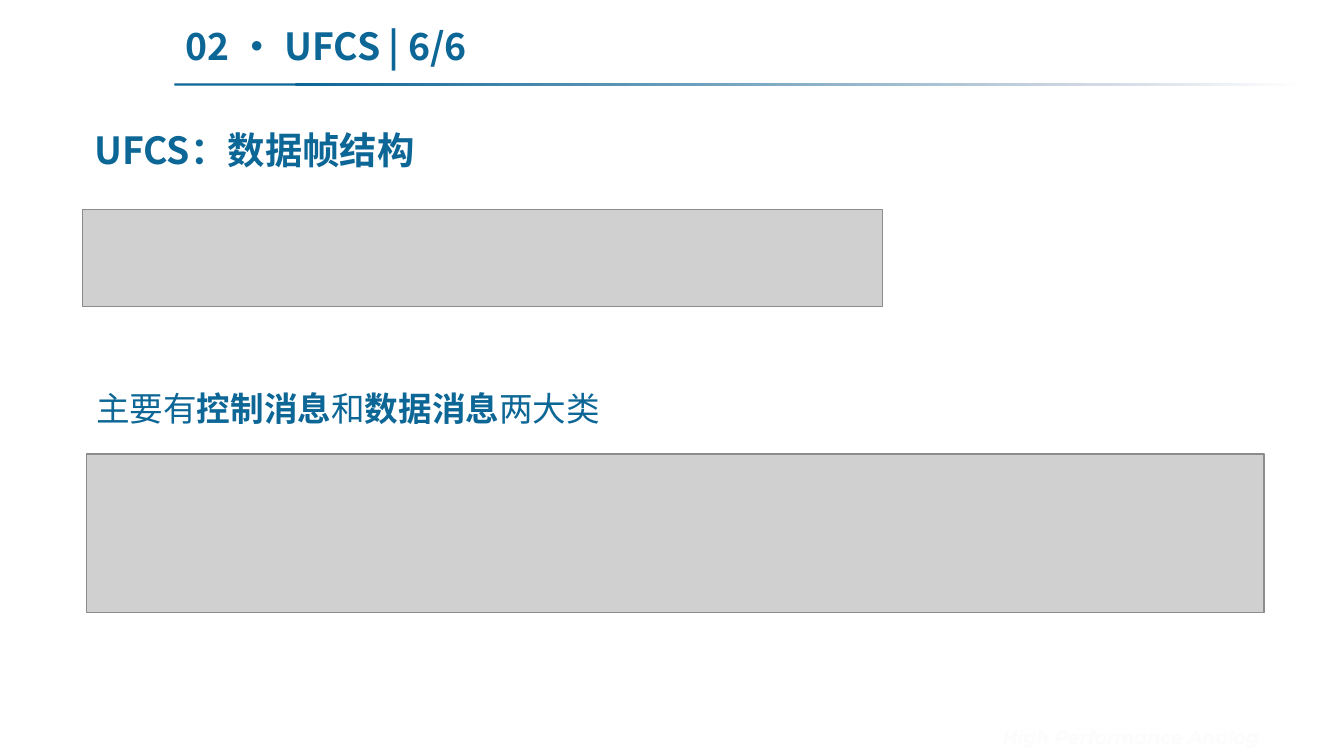
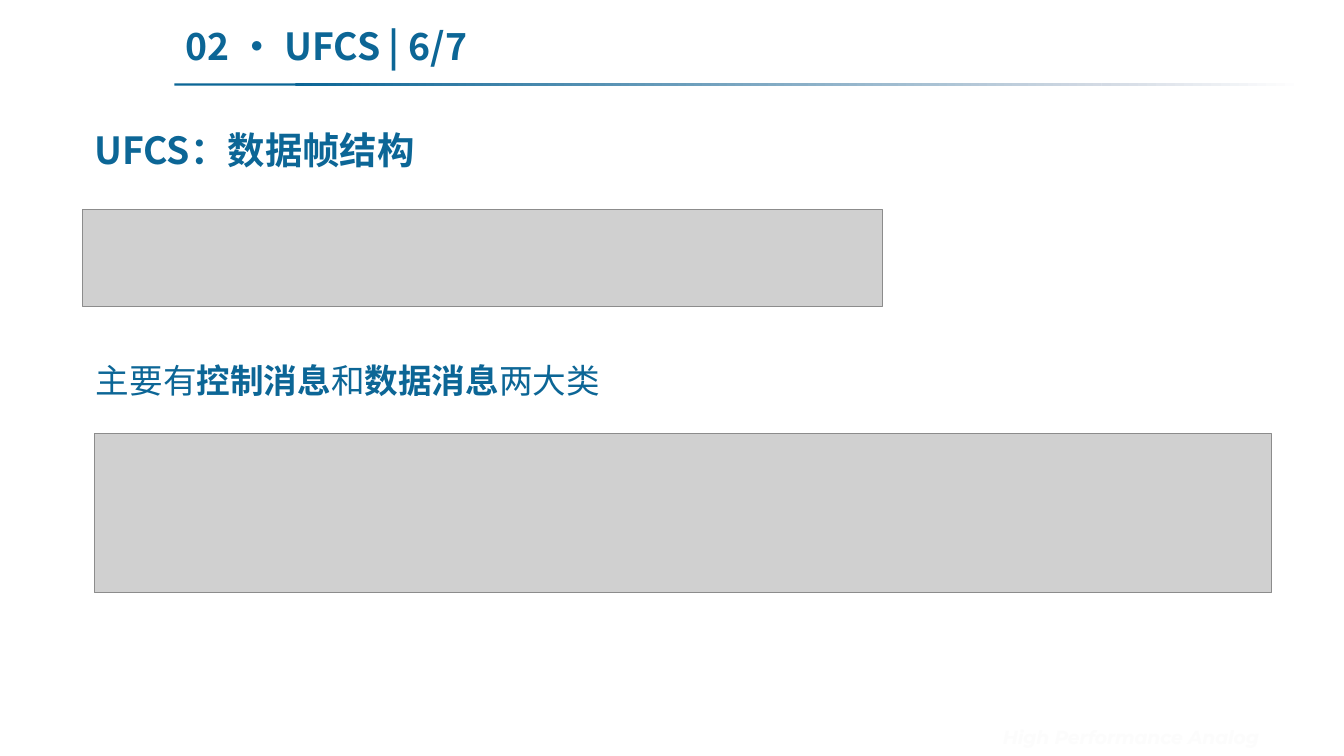
Before and after one commit to Dremote/Books, a slide deck: slide 24 of Notes/5. 基于DPDM的快充协议简介.pptx. Drawn at 1344x756 pixels with LibreOffice and Linux fonts; fonts in the diff are those of the drawing; grey boxes stand for pictures; background and template pictures are left out. Boxes give left, top, right and bottom in pixels: in the first picture for what was removed or moved away, otherwise in the second. Text is boxed around its words. In the diff, an @@ line names an element or a change of style, - is before the commit and + after.

```diff
--- a/Notes/5. 基于DPDM的快充协议简介.pptx
+++ b/Notes/5. 基于DPDM的快充协议简介.pptx
@@ text "Sgmicro" at (x1=199, y1=0, x2=1146, y2=756): line spacing 0.83 to 0.8 @@
@@ title at (x1=186, y1=30, x2=468, y2=67): text changed @@
-02 · UFCS | 6/6
+02 · UFCS | 6/7
@@ text "主要有控制消息和数据消息两大类" moved from (x1=96, y1=392, x2=600, y2=424) to (x1=96, y1=364, x2=600, y2=396) @@
@@ picture moved from (x1=86, y1=454, x2=1263, y2=613) to (x1=94, y1=434, x2=1271, y2=593) @@
```
Also in this commit, not shown: 25 other slides changed, 2 slides added, 8 other files.
